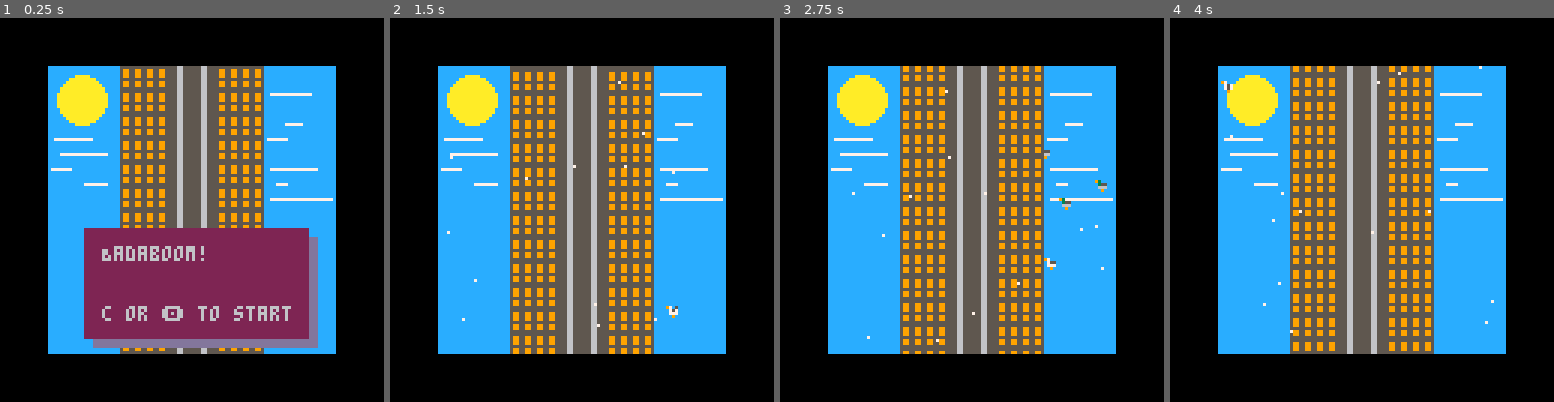
Above: before the commit, frames 1-4 (left to right).
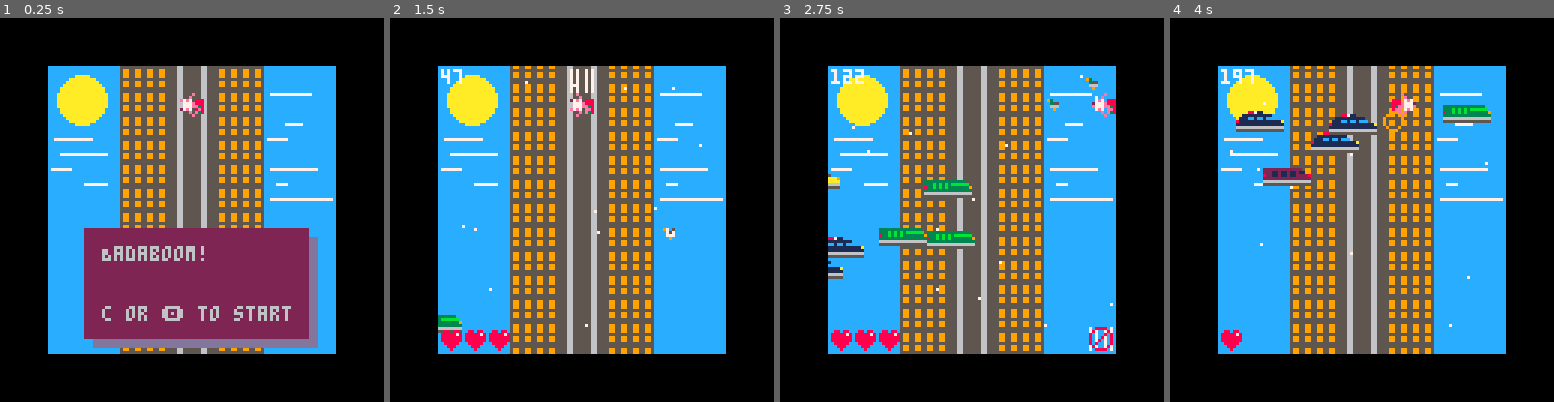
Above: after the commit, the same moments.

Repository: dotmobo/badaboom
Game: PICO-8 cartridge badaboom.p8
The game is run twice, just before and just after one commit, with the same random seed, the same clock (stepped at 60 frames per second) and the same inputs.
Inputs:
- Up to frame 1 (0.25 s): no input
- Up to frame 2 (1.5 s): tap X (X key) at 0.33, 1.07 s; tap O (Z key) at 0.7 s
- Up to frame 3 (2.75 s): hold Right 1.6-2.1 s; tap O (Z key) at 1.7, 2.1, 2.5 s; tap X (X key) at 1.85 s; hold Right from 2.47 s (still down)
- Up to frame 4 (4 s): tap O (Z key) at 2.9, 3.3, 3.7 s; tap X (X key) at 2.97 s; release Right at 3.03 s; hold Left 3.08-3.58 s

The runs differ from the first frame. In frame 1, 0.2% of the frame differs, in the area x 46-54%, y 19-26%; in frame 2, 4.0%; in frame 3, 11%, in the area x 12-88%, y 12-88%; in frame 4, 10%.

Commit message:
add player, cars, hud, love and collisions

Diff:
--- a/badaboom.p8
+++ b/badaboom.p8
@@ -6,6 +6,15 @@
 c_debug=false -- to debug size screen 96x96 format
 c_min_screen=0+16 --like 0 but in 96x96 format
 c_max_screen=128-16 -- like 128 in 96x96 format
+c_p_x=60 -- player initial x position
+c_p_y=25 -- player initial y position
+c_p_life=3 -- player initial lifes
+c_p_sprite=9 -- player initial sprite
+c_p_boost_run=30 --boost duration
+c_p_boost_timer=30*5 --time between boost
+c_max_game_speed=5 --max game speed
+c_inc_game_speed=0.05 --speed increase
+c_step_game_speed=100 --increase speed with scoring
 
 function _init()
 	state=2
@@ -65,6 +74,7 @@
 	rectfill(31,73,105,109,13)
 	rectfill(28,70,102,106,2)
 	print("game over",34,76,6)
+	print("score:"..score,34,86,6)
 	print("c or 🅾️ to retry",34,96,6)
 end
 -->8
@@ -74,9 +84,14 @@
 	speed=1
 	boost=0
 	music_start=false
+	init_hud()
+	init_player()
+	init_cars()
+	init_explosions()
 	init_birds()
 	init_building()
 	init_winds()
+	init_love()
 end
 
 function update_game()
@@ -84,9 +99,17 @@
 		music(0)
 		music_start=true
 	end
+	if score%c_step_game_speed==0 and speed<c_max_game_speed then
+		speed+=c_inc_game_speed
+	end
 	update_building()
 	update_winds()
+	update_cars()
+	update_explosions()
 	update_birds()
+	update_love()
+	update_player()
+	update_hud()
 end
 
 function draw_game()
@@ -94,6 +117,129 @@
 	draw_birds()
 	draw_building()
 	draw_winds()
+	draw_player()
+	draw_cars()
+	draw_explosions()
+	draw_love()
+	draw_hud()
+end
+
+-->8
+--hud
+function init_hud()
+	score=0
+end
+
+function update_hud()
+	score+=1
+end
+
+function draw_hud()
+	-- life
+	for i=0,p.life-1 do
+		spr(63,1+c_min_screen+i*8,c_max_screen-8-1) -- 1 margin
+	end
+	--timer
+	print(score,1+c_min_screen,1+c_min_screen,7) -- 1 margin
+	--
+	if p.boost_timer>0 and p.boost_run==0 then
+		spr(61,c_max_screen-8-1,c_max_screen-8-1) -- 1 margin
+	end
+end
+
+-->8
+-- player
+function init_player()
+	p={x=c_p_x,y=c_p_y,f=false,s=c_p_sprite,a=0,
+		life=c_p_life,boost_timer=0, boost_run=0}
+end
+
+function update_player()
+	-- move player
+	if btn(⬅️) then
+		p.x-=1
+		p.f=true
+	end
+	if btn(➡️) then
+		p.x+=1
+		p.f=false
+	end
+	if btn(❎) and p.boost_timer==0 and p.boost_run==0 then
+		p.boost_run=c_p_boost_run
+		p.boost_timer=c_p_boost_timer
+	end
+	-- boost run
+	if p.boost_run>0 then
+		boost=1
+		p.boost_run-=1
+	else
+		boost=0
+	end
+	-- boost timer
+	if p.boost_timer>0 then
+		p.boost_timer-=1
+	end
+	-- map size 96x96
+	if(p.x<c_min_screen) p.x=c_min_screen
+	if(p.x>c_max_screen-8) p.x=c_max_screen-8
+	-- player animations
+	p.a+=1
+	if p.a%12==0 then
+		p.s+=1
+	end
+	if p.s >14 then
+		p.s=9
+		p.a=0
+	end
+	-- love
+	for l in all(love) do
+		if collide_love(p,l) then
+			sfx(2)
+			del(love,l)
+			if p.life<3 then
+				p.life+=1
+			end
+		end
+	end
+	--death
+	if p.life<=0 then
+		sfx(1)
+		state=1
+	end
+end
+
+function draw_player()
+	spr(p.s, p.x,p.y,1,1,p.f)
+	if boost>0 then
+		spr(62, p.x,p.y-8,1,1,p.f)
+	end
+end
+-->8
+--explosions
+function create_explosion(x,y)
+	sfx(0)
+	add(explosions,{x=x,y=y,
+		timer=0})
+end
+
+function init_explosions()
+	explosions={}
+end
+
+function update_explosions()
+	for e in all(explosions) do
+		e.timer+=1
+			if e.timer==13 then
+				del(explosions,e)
+			end
+	end
+end
+
+function draw_explosions()
+	for e in all(explosions) do
+		circ(e.x,e.y,e.timer/3,
+		8+e.timer%3)
+	end
 end
 -->8
 -- building
@@ -200,6 +346,89 @@
 	for s in all(winds) do
 		pset(s.x,s.y,s.col)
 	end
+end
+-->8
+-- cars
+function init_cars()
+	cars={}
+end
+
+function update_cars()
+	-- spawn cars
+	if #cars<3 then
+		for i=0,rnd(8) do
+			local c={x=c_min_screen-rnd(128),y=96+rnd(96),s=rnd({5,21,37,53}),a=0}
+			add(cars,c)
+		end
+		if p.life<3 and ceil(rnd({1,2}))==2 then
+			spawn_love({x=c_min_screen+rnd(89),y=c_max_screen+rnd(32)})
+		end
+	end
+	-- move cars
+	for c in all(cars) do
+		c.x+=speed/2
+		c.y-=speed/2+boost
+		-- remove cars outside screen
+		if c.x>c_max_screen+16 or c.y<c_min_screen-16 then
+			del(cars,c)
+		end
+		if collide_car(p,c) then
+			create_explosion(c.x+4,c.y+2)
+			del(cars,c)
+			p.life-=1
+		end
+	end
+end
+
+function draw_cars()
+	for c in all(cars) do
+		spr(c.s,c.x,c.y,2,1)
+	end
+end
+-->8
+-- love
+function init_love()
+	love={}
+end
+
+function spawn_love(e)
+	local new_love={
+		x=e.x,
+		y=e.y;
+		speed=speed/2,
+		type=63
+	}
+	add(love, new_love)
+end
+
+function update_love()
+	for l in all(love) do
+		l.y-=l.speed+boost
+		if l.y<c_min_screen-8 then
+			del(love,l)
+		end
+	end
+end
+
+function draw_love()
+	for l in all(love) do
+		spr(l.type,l.x,l.y)
+	end
+end
+-->8
+-- misc
+function collide_car(player,car)
+	return not (player.x>car.x+16
+		or player.y>car.y+8
+		or player.x+8<car.x
+		or player.y+8<car.y)
+end
+
+function collide_love(player,love)
+	return not (player.x>love.x+8
+		or player.y>love.y+8
+		or player.x+8<love.x
+		or player.y+8<love.y)
 end
 __gfx__
 0000000055555555555665555556655555555555000088711000000000000000000000000000e00000e000000000e00000e000000000e00000e0000000000000
Not shown, changed: the music (__music__) section of badaboom.p8
